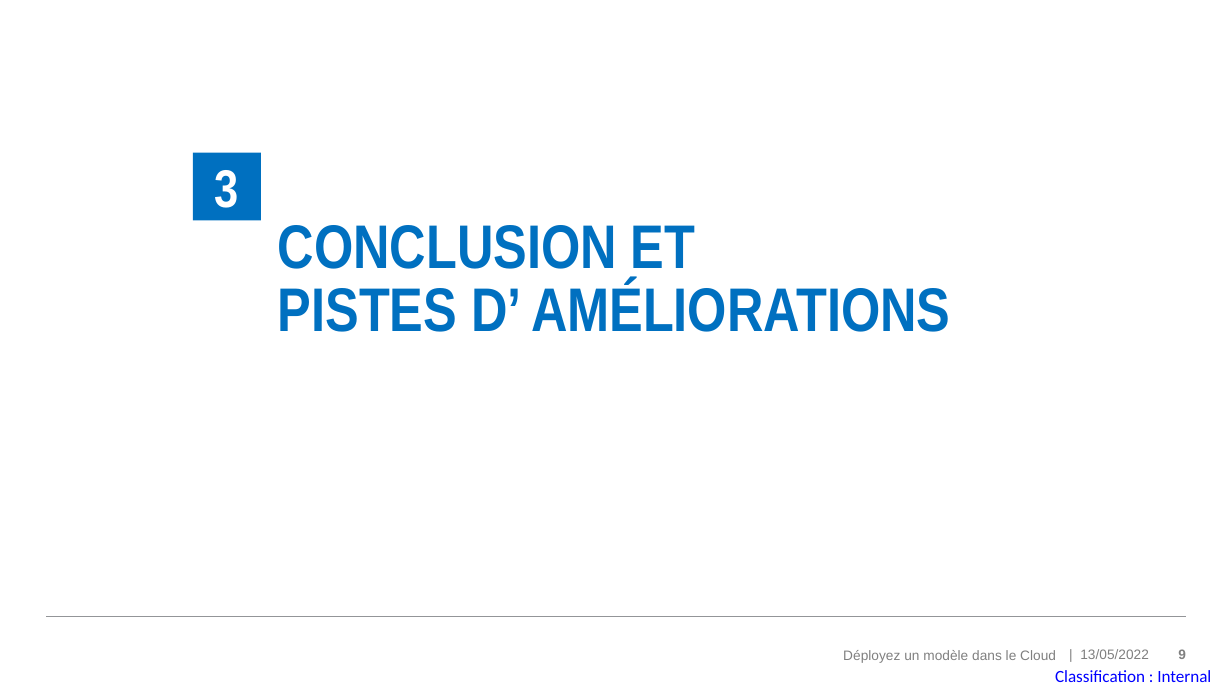
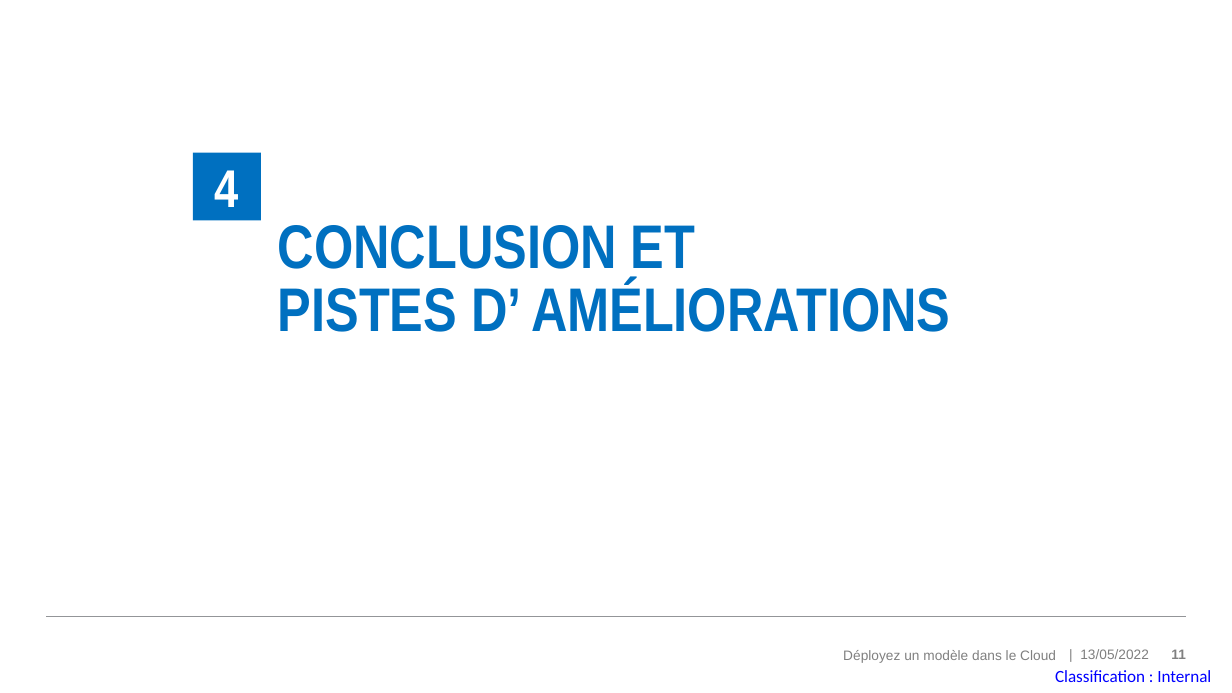
Before and after one commit to MadesLaurence/OpenClassrooms-Fruits-Project-8-, a slide deck: slide 11 of P8_10_support.pptx (slide 9 before the commit). Drawn at 1232x693 pixels with LibreOffice and Linux fonts; fonts in the diff are those of the drawing. Boxes give left, top, right and bottom in pixels: in the first picture for what was removed or moved away, otherwise in the second. Text is boxed around its words. In the diff, an @@ line names an element or a change of style, - is before the commit and + after.

```diff
--- a/P8_10_support.pptx
+++ b/P8_10_support.pptx
@@ subtitle at <box>215,170,239,207</box>: text changed @@
-3
+4
@@ page number at <box>1171,649,1185,659</box>: text changed @@
-9
+11
```
Also in this commit, not shown: 6 other slides changed, 3 slides added, 3 slides removed, 1 other file.
